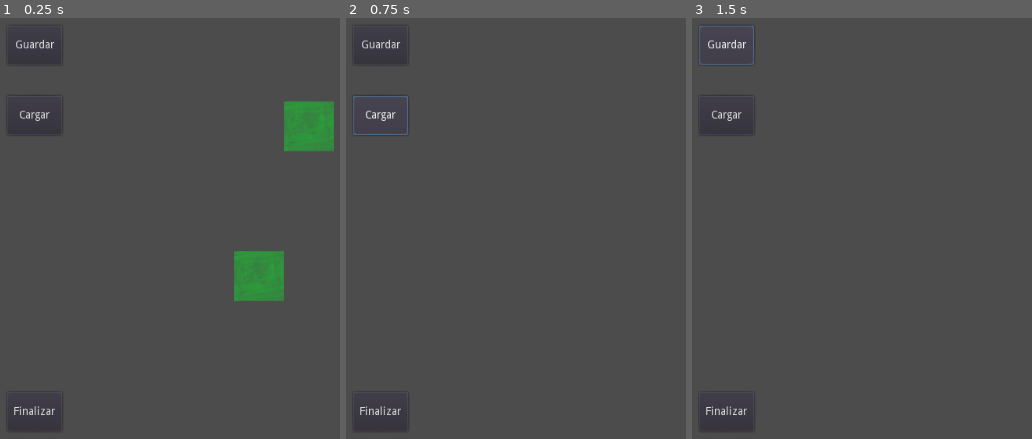
Above: before the commit, frames 1-3 (left to right).
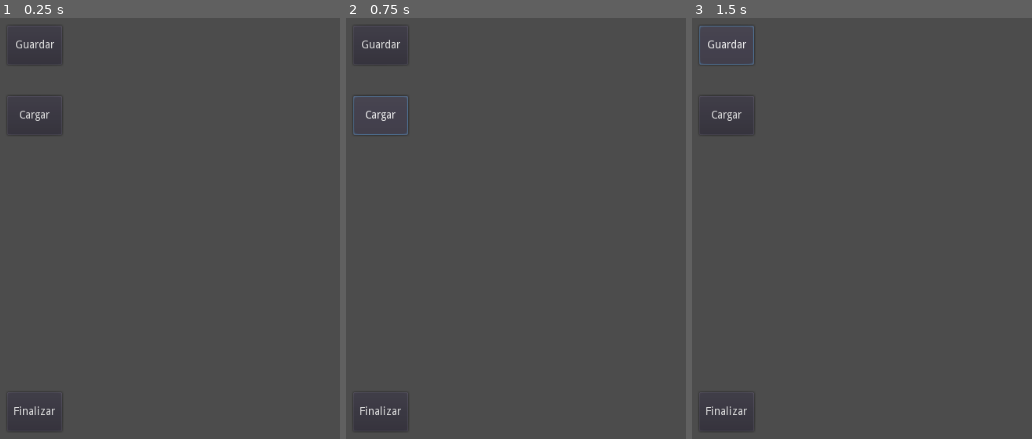
Above: after the commit, the same moments.

Repository: SergioJimenezM/EditorDeMapas
Game: Godot game, scene res://mapaProvicional.tscn
Two runs of this game, one before a commit and one after it. Both use one fixed random seed, a clock stepped at 60 frames per second and the inputs below.
Inputs:
- Up to frame 1 (0.25 s): no input
- Up to frame 2 (0.75 s): click "Cargar" at 0.5 s
- Up to frame 3 (1.5 s): click "Guardar" at 1.25 s

The runs differ from the first frame. In frame 1, 3.5% of the frame differs, in the area x 68-99%, y 19-68%; in frame 2, nothing differs; in frame 3, nothing differs.
Error before the commit: Invalid call. Nonexistent function 'get_name' in base 'Nil'. (res://scripts/editorScript.gd:49)

Commit message:
comentado el codigo, eliminados comentarios sobrantes y añadidas explicaciones sobre el funcionamiento

Diff:
--- a/mapaProvicional.tscn
+++ b/mapaProvicional.tscn
@@ -10,7 +10,6 @@
 [node name="loDeLosTiles" type="TileMap" parent="."]
 tile_set = ExtResource( 2 )
 format = 1
-tile_data = PoolIntArray( 131078, 0, 0, 327685, 0, 0 )
 
 [node name="camara" type="Camera2D" parent="."]
 position = Vector2( 515.608, 306.964 )
@@ -26,7 +25,7 @@
 "_edit_use_anchors_": false
 }
 
-[node name="Cargar" type="Button" parent="camara/botonera"]
+[node name="btnCargar" type="Button" parent="camara/botonera"]
 margin_left = 30.0
 margin_top = 120.0
 margin_right = 100.0
@@ -36,14 +35,14 @@
 "_edit_use_anchors_": false
 }
 
-[node name="Guardar" type="Button" parent="camara/botonera"]
+[node name="btnGuardar" type="Button" parent="camara/botonera"]
 margin_left = 30.0
 margin_top = 30.0
 margin_right = 100.0
 margin_bottom = 80.0
 text = "Guardar"
 
-[node name="Salir" type="Button" parent="camara/botonera"]
+[node name="btnSalir" type="Button" parent="camara/botonera"]
 margin_left = 30.0
 margin_top = 500.0
 margin_right = 100.0
@@ -52,6 +51,6 @@
 __meta__ = {
 "_edit_use_anchors_": false
 }
-[connection signal="pressed" from="camara/botonera/Cargar" to="." method="cargar"]
-[connection signal="pressed" from="camara/botonera/Guardar" to="." method="guardar"]
-[connection signal="pressed" from="camara/botonera/Salir" to="." method="salir"]
+[connection signal="pressed" from="camara/botonera/btnCargar" to="." method="cargar"]
+[connection signal="pressed" from="camara/botonera/btnGuardar" to="." method="guardar"]
+[connection signal="pressed" from="camara/botonera/btnSalir" to="." method="salir"]
--- a/scripts/camara.gd
+++ b/scripts/camara.gd
@@ -1,13 +1,18 @@
 extends Camera2D
 
 export var velocidadDeLaCamara = 10
-export var limitesDeLaCamara = Vector2(200, 200)
 
 func _process(delta):
+	#Guarda un bit hacia la direccion del movimiento en eje X
 	var moverX = int(Input.is_action_pressed("ui_right")) - int(Input.is_action_pressed("ui_left"))
+	#guarda un bit hacia la direccion del movimiento en eje Y
 	var moverY = int(Input.is_action_pressed("ui_down")) - int(Input.is_action_pressed("ui_up"))
-
+	#Se necesita el delta * velocidad de movimiento dos veces en la formula
+	#por tanto se aplica esta parte de la formula ahorrando un proceso
 	var DeltaMultiplicado = velocidadDeLaCamara * delta
 
+	#lerp es interpolacion lineal
+	#consigue un valor perteneciente a la función asociada que estamos creando
+	#la formula traza una recta entre dos valores y así se calcula el movimiento
 	position.x = lerp(position.x, position.x - moverX * velocidadDeLaCamara, DeltaMultiplicado)
 	position.y = lerp(position.y, position.y - moverY * velocidadDeLaCamara, DeltaMultiplicado)
--- a/scripts/editorScript.gd
+++ b/scripts/editorScript.gd
@@ -36,17 +36,20 @@
 			#un -1 va a eliminar el sprite en ese sitio de la malla
 
 func guardar():
-	var archivador = File.new()
-	archivador.open("user://juegoGuardado.save", File.WRITE)
-	archivador.store_var(loDeLosTiles, true)
-	archivador.close()
+#	var archivador = File.new()
+	var archivo = FileDialog.new()
+	archivo.set_current_dir("user://")
+	$camara.add_child(archivo)
+
+#	archivador.open("user://juegoGuardado.save", File.WRITE)
+#	archivador.store_var(loDeLosTiles, true)
+#	archivador.close()
 
 func cargar():
 	var desarchivar = File.new()
 	desarchivar.open("user://juegoGuardado.save", File.READ)
 	loDeLosTiles.queue_free()
 	loDeLosTiles = desarchivar.get_var(true);
-	print(loDeLosTiles.get_name())
 	desarchivar.close()
 	add_child(loDeLosTiles)
 
